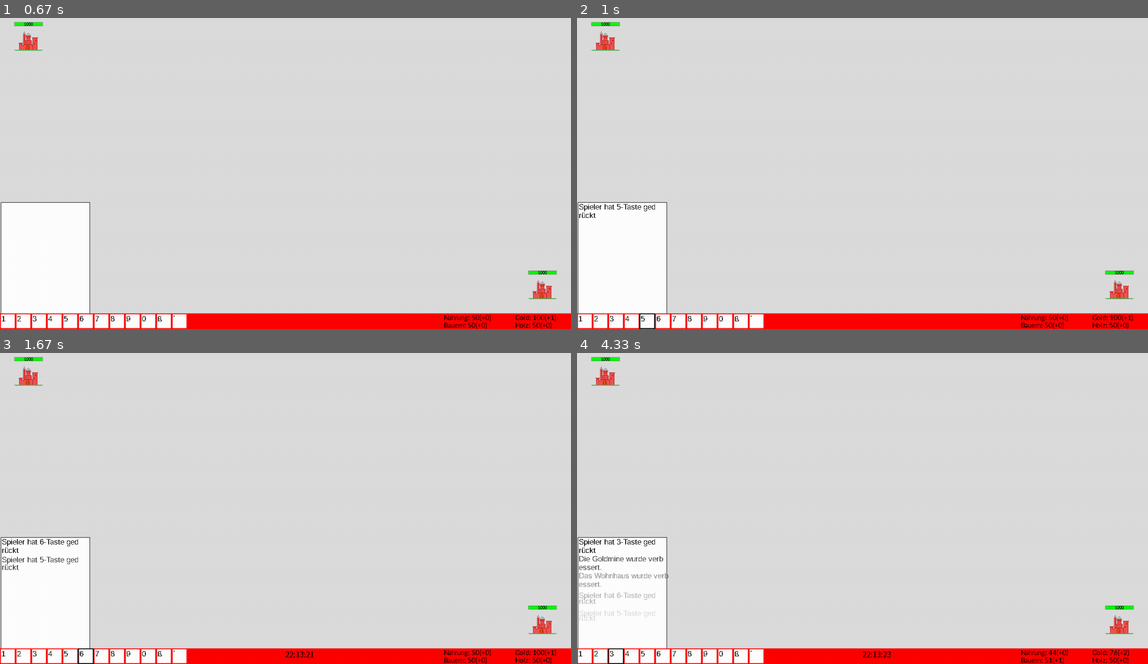
Above: before the commit, frames 1-4 (two rows, left to right).
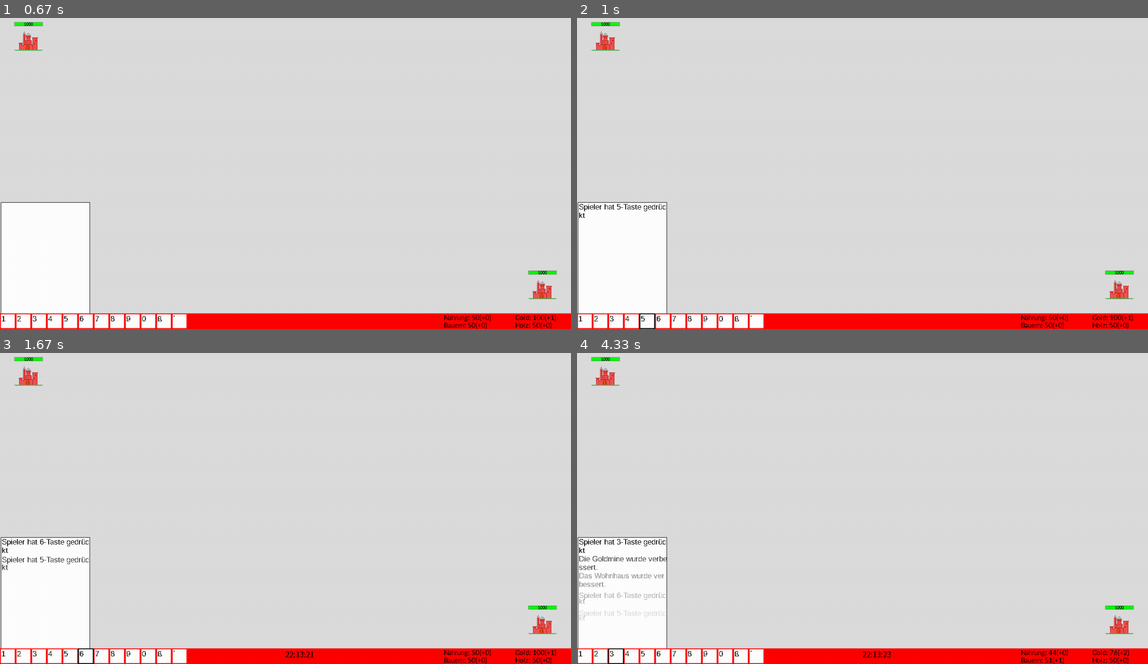
Above: after the commit, the same moments.

Repository: hammerfaul/PyGame
Game: pygame game, started from main.py
The game is run twice, just before and just after one commit, with the same random seed, the same clock (stepped at 60 frames per second) and the same inputs.
Inputs (mouse positions are in pixels of both pictures, inside the frame that each line leads up to):
- Up to frame 1 (0.67 s): click "Start" at 0.38 s
- Up to frame 2 (1 s): click "5" at 0.72 s
- Up to frame 3 (1.67 s): click (108, 455) at 1.05 s; click "6" at 1.38 s
- Up to frame 4 (4.33 s): click (873, 393) at 1.72 s; click "´" at 2.05 s; click (845, 449) at 2.38 s; click "9" at 3.22 s; click (674, 533) at 3.55 s; click (982, 446) at 3.88 s; click "3" at 4.22 s

Frame 1 is identical in both runs. In frame 2, less than 0.1% of the frame differs, in the area x 0-16%, y 59-65%; in frame 3, less than 0.1%; in frame 4, 0.2%, in the area x 0-16%, y 59-87%.

Commit message:
Chat ermittelt selber, ob text zu lang ist Zeilen werden dementsprechend formatiert

Diff:
--- a/UI.py
+++ b/UI.py
@@ -15,18 +15,6 @@
         self.font = pygame.font.SysFont('arial', int(height / (self.zeilen * 1.1)))
         self.text = ["" for x in range(self.zeilen)]
         self.alfa = [0 for x in range(self.zeilen)]
-
-        for i in range(1, 50):
-            breitentest = ""
-            for o in range(1, i):
-                breitentest += "9"
-
-            text2 = self.font.render(str(breitentest), False, (0, 0, 0))
-            text2_width = text2.get_width()
-            if text2_width > self.width:
-                print("Max_Breite: " + str(i - 1))
-                self.max_length = i - 1
-                break
 
     def update(self):
         pygame.draw.rect(self.display, WEISS, pygame.Rect(self.x, self.y, self.width, self.height))
@@ -42,24 +30,30 @@
                                self.y + text2_height * i))
 
     def newmessage(self, text):
-        if len(text) > self.max_length:
-            i = len(text) / self.max_length
-            i = math.ceil(i)
-
-            lines = ["" for x in range(i)]
-            for n in range(0, i):
-                lines[n] = text[self.max_length * n:self.max_length * (n + 1)]
-                for o in range(1, self.zeilen):
-                    self.text[self.zeilen - o] = self.text[self.zeilen - o - 1]
-                    self.alfa[self.zeilen - o] = self.alfa[self.zeilen - o - 1]
-            for n in range(0, i):
-                self.text[n] = lines[n]
-                self.alfa[n] = 255
-        else:
-            for i in range(1, self.zeilen):
-                self.text[self.zeilen - i] = self.text[self.zeilen - i - 1]
-                self.alfa[self.zeilen - i] = self.alfa[self.zeilen - i - 1]
-            self.text[0] = text
+        buffer = ""
+        buffer2 = ""
+        lines = ["" for x in range(self.zeilen)]
+        zahl = 0
+
+        for i in range(0, len(text)):
+            buffer2 = buffer
+            buffer += text[i]
+
+            text2 = self.font.render(str(buffer), False, (0, 0, 0))
+
+            if text2.get_width() > self.width-2:
+                lines[zahl] = buffer2
+                buffer = text[i]
+                buffer2 = ""
+                zahl += 1
+            if len(text)-1 == i:
+                lines[zahl] = buffer
+
+        for n in range(0, zahl+1):
+            for o in range(1, self.zeilen):
+                self.text[self.zeilen - o] = self.text[self.zeilen - o - 1]
+                self.alfa[self.zeilen - o] = self.alfa[self.zeilen - o - 1]
+            self.text[0] = lines[zahl-n]
             self.alfa[0] = 255
 
 
@@ -87,8 +81,6 @@
             self.y = int(screen_height - text2_height)
             self.x = int(screen_width - r_abstand - 280)
 
-    # TODO: Doppelpunkt auf gleicher höhe
-    # TODO: Resourcen Icons
 
     def update(self, add):
         self.add = add
